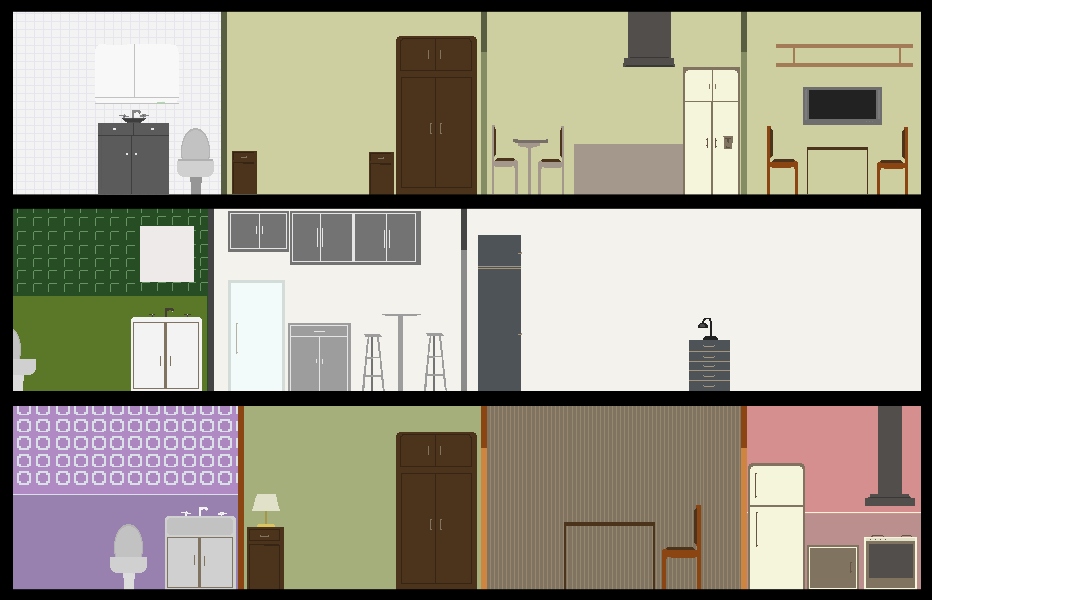
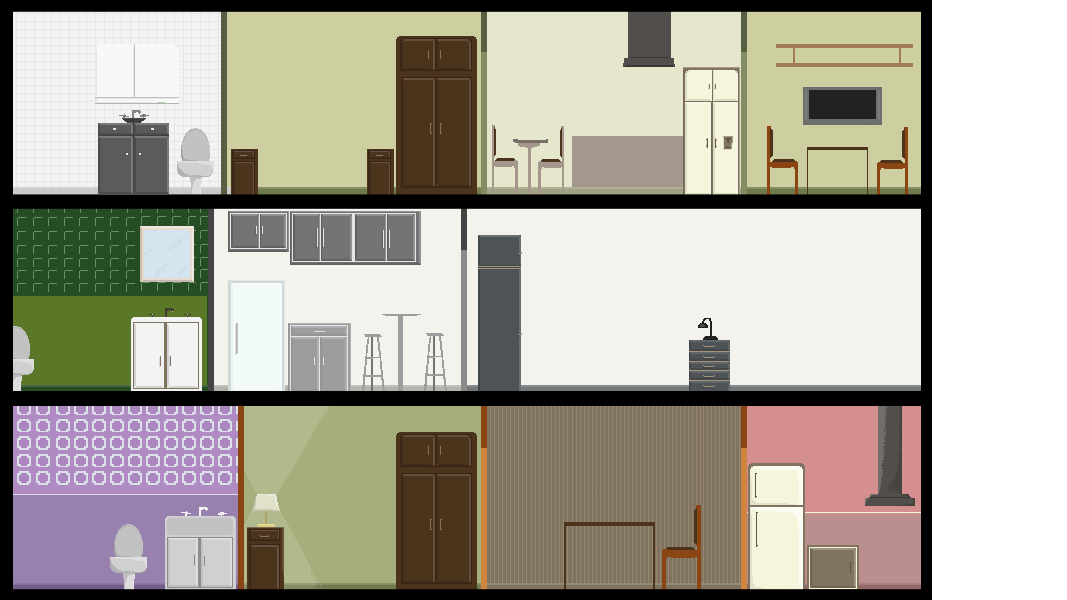
Layer changes from the first 1067 x 600 image to the second:
renamed "Capa 13" to "Capa 24", painted on it over (13, 11, 921, 195)
renamed "Capa 12" to "Capa 22", painted on it over (13, 211, 921, 391)
renamed "Capa 15" to "Capa 21", painted on it over (13, 406, 921, 590)
